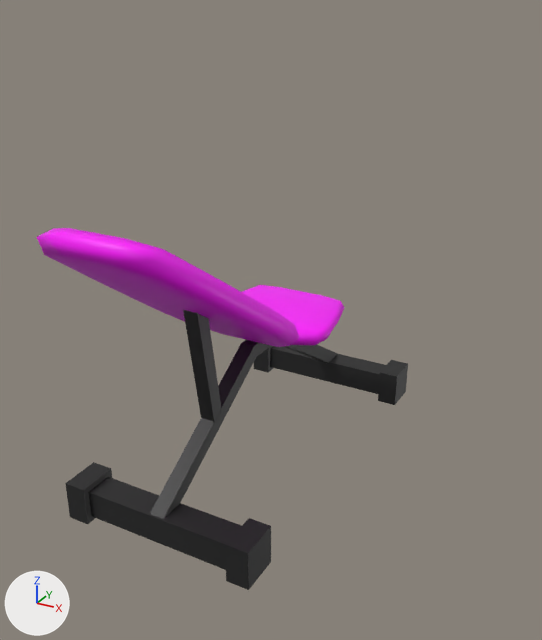
The FBX model ggj-2019-unity/Assets/Models/PlayerObjects/WeightBench.fbx: old version first, new version second.
Both versions are drawn from a 50 mm camera at (0.263, -0.072, 0.173) aimed at (0.144, 0.145, 0.065). Lighting does not change. The marker at lower left points along +X, +Y and +Z. Where no turn or scale is listed for an object, it has been applied to the vertices.

Before the edit, the objects in view are built like this:
```python
me_mesh = bpy.data.meshes.new('Mesh')
me_mesh.from_pydata(...)  # 242 vertices, 228 faces; spans x -0.0317..0.0317, y -0.0703..0.0703, z 0.0..0.0982
me_mesh.materials.append(mat_palette)  # picture img_texsheet_png
ob_weightbench = bpy.data.objects.new('WeightBench', me_mesh)
ob_weightbench.location = (0.151, 0.1171, 0.0253)
```
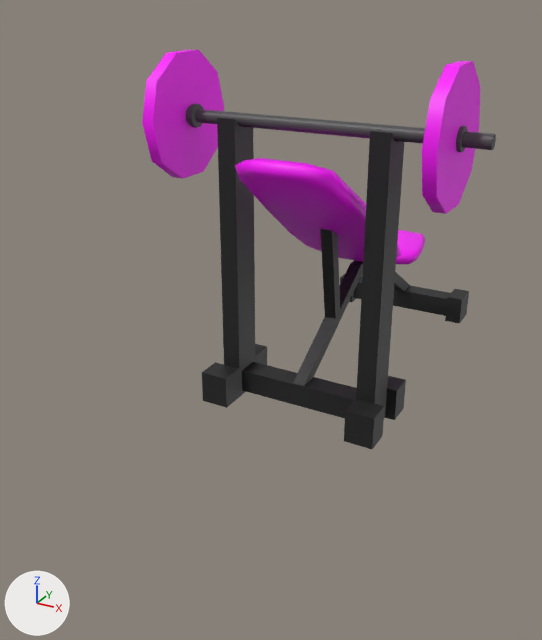
Edits to the bpy script that builds the scene:
```text
Change me_mesh:
    used by ob_weightbench; location = (0.151, 0.1171, 0.0253)
    remove me_mesh.from_pydata(...)  # 242 vertices, 228 faces; spans x -0.0317..0.0317, y -0.0703..0.0703, z 0.0..0.0982
    add me_mesh.from_pydata(...)  # 568 vertices, 552 faces; spans x -0.0615..0.0615, y -0.0708..0.0708, z 0.0..0.1285
    me_mesh part 1: the loose piece of 54 vertices spanning x -0.0221..0.0221, y -0.0703..0.0054, z 0.0442..0.0982 is moved by (0.0, 0.0005, 0.0)
    me_mesh part 2: the loose piece of 28 vertices spanning x -0.0317..0.0317, y 0.0578..0.0703, z 0.0..0.0126 is moved by (0.0, 0.0005, 0.0)
    me_mesh part 3: the loose piece of 42 vertices spanning x -0.0024..0.0024, y -0.0529..0.0685, z 0.0077..0.0431 is copied, and the copy is moved by (0.0, 0.0005, 0.0); it spans x -0.0024..0.0024, y -0.0525..0.0689, z 0.0077..0.0431
    me_mesh part 4: the loose piece of 18 vertices spanning x -0.0024..0.0024, y -0.0312..-0.0204, z 0.0274..0.0662 is moved by (0.0, 0.0005, 0.0)
    me_mesh part 5: a new loose piece of 232 vertices spanning x -0.0615..0.0615, y -0.0708..-0.0255, z 0.0848..0.1285, in mat_palette (picture img_texsheet_png)
    me_mesh part 6: a new loose piece of 122 vertices spanning x -0.0357..0.0355, y -0.0642..-0.0319, z 0.0..0.1078, in mat_palette (picture img_texsheet_png)
    me_mesh part 7
    123 vertices are removed from x -0.0317..0.0317, y -0.0548..0.0685, z 0.0..0.0485
    118 faces are deleted
    48 vertices are added at x -0.0221..0.0221, y 0.0047..0.0395, z 0.0431..0.0485
    5 new vertices lie (0.0103, 0.0, 0.0) away from vertices in x -0.0206..0.0103, y 0.0059..0.0162, z 0.0431..0.0485
    52 new faces join them
Change ob_weightbench:
    ob_weightbench.location: (0.151, 0.1171, 0.0253) -> (0.151, 0.206, 0.0253)
```

Pixel boxes [x1, y1, x2, y2] of what changed, in the pictures (542 x 640 px; the box of a moved part takes in the faces that stretch with it):
'WeightBench', reshaped, moved (10% taller): before [37, 228, 408, 590]; after [142, 49, 496, 449]
part 1 of me_mesh, moved or reshaped: before [37, 228, 299, 347]; after [235, 158, 401, 262]
part 2 of me_mesh, moved or reshaped: before [254, 346, 408, 405]; after [340, 273, 469, 324]
part 3 of me_mesh, added (black): after [293, 260, 410, 386]
part 4 of me_mesh, moved or reshaped: before [183, 310, 221, 423]; after [320, 229, 340, 319]
part 5 of me_mesh, added (pink): after [142, 49, 496, 214]
part 6 of me_mesh, added (black): after [202, 118, 406, 449]
part 7 of me_mesh, cut back: before [65, 285, 345, 590]; after [396, 230, 425, 264]
